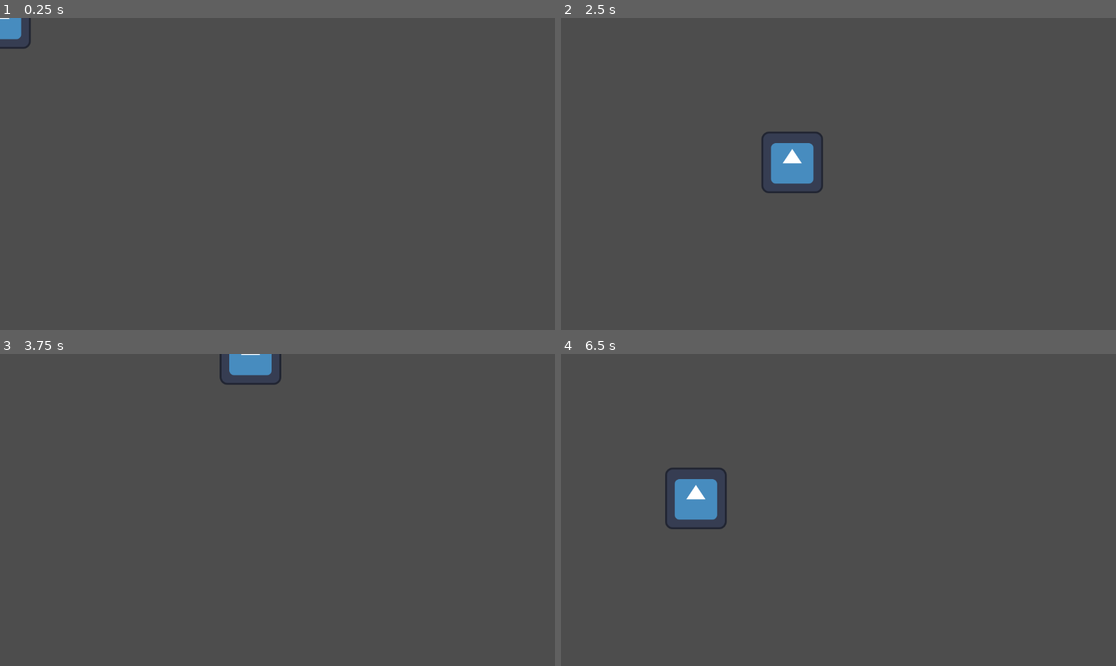
Above: before the commit, frames 1-4 (two rows, left to right).
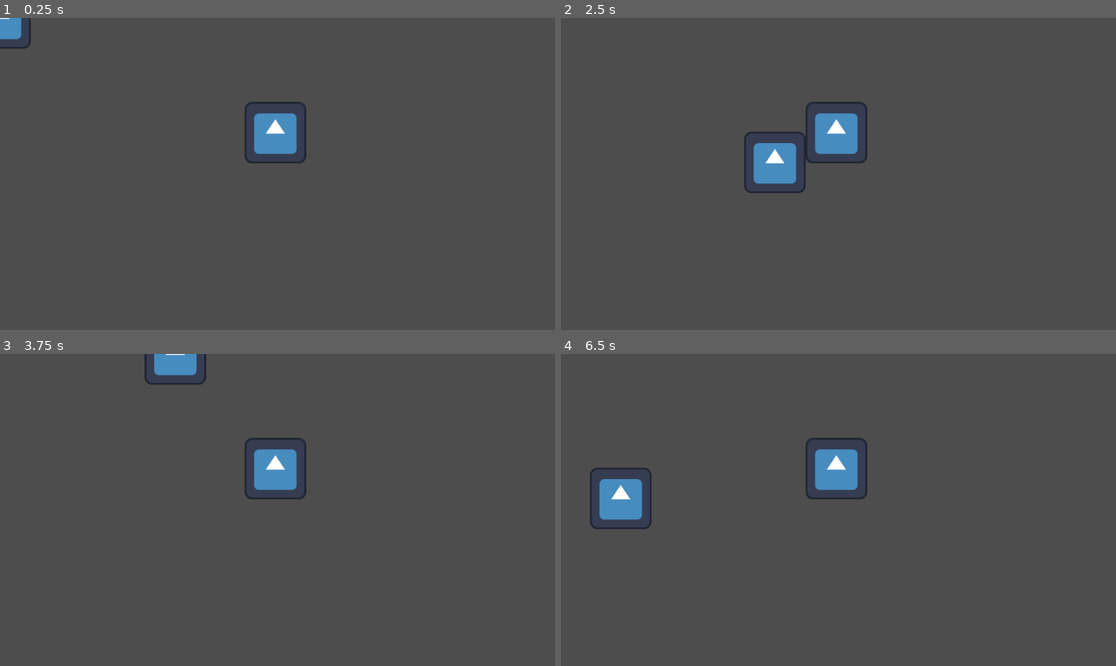
Above: after the commit, the same moments.

Repository: lilmax6969/small-seed_island-gd
Game: Godot game, scene res://scene/outside.tscn
The game is run twice, just before and just after one commit, with the same random seed, the same clock (stepped at 60 frames per second) and the same inputs. The engine's default icon, where the game draws it, is replaced by a stand-in: a white triangle on a blue panel in a dark square.
Inputs:
- Up to frame 1 (0.25 s): no input
- Up to frame 2 (2.5 s): tap Enter at 0.5 s; hold D (right) 0.53-1.28 s; hold S (down) 1.28-2.03 s; hold D (right) from 2.03 s (still down)
- Up to frame 3 (3.75 s): release D (right) at 2.78 s; hold W (up) 2.78-3.53 s; hold A (left) from 3.53 s (still down)
- Up to frame 4 (6.5 s): release A (left) at 5.03 s; hold S (down) 5.03-5.78 s; hold D (right) from 5.78 s (still down)

The runs differ from the first frame. In frame 1, 1.3% of the frame differs, in the area x 44-56%, y 26-47%; in frame 2, 2.5%; in frame 3, 2.6%; in frame 4, 3.9%, in the area x 5-56%, y 26-57%.

Commit message:
create a block

Diff:
--- a/scene/outside.tscn
+++ b/scene/outside.tscn
@@ -1,9 +1,12 @@
-[gd_scene load_steps=4 format=3 uid="uid://c8r4040pgkgl5"]
+[gd_scene load_steps=5 format=3 uid="uid://c8r4040pgkgl5"]
 
 [ext_resource type="Script" path="res://scene/character_body_2d.gd" id="1_66kcd"]
 [ext_resource type="Texture2D" uid="uid://dfr282v20gf02" path="res://icon.svg" id="2_pdjht"]
 
 [sub_resource type="RectangleShape2D" id="RectangleShape2D_d33mc"]
+size = Vector2(128, 128)
+
+[sub_resource type="RectangleShape2D" id="RectangleShape2D_v8ums"]
 size = Vector2(128, 128)
 
 [node name="Node2D" type="Node2D"]
@@ -16,3 +19,13 @@
 
 [node name="CollisionShape2D" type="CollisionShape2D" parent="CharacterBody2D"]
 shape = SubResource("RectangleShape2D_d33mc")
+
+[node name="StaticBody2D" type="StaticBody2D" parent="."]
+
+[node name="Sprite2D" type="Sprite2D" parent="StaticBody2D"]
+position = Vector2(571.595, 238.288)
+texture = ExtResource("2_pdjht")
+
+[node name="CollisionShape2D" type="CollisionShape2D" parent="StaticBody2D"]
+position = Vector2(572, 238)
+shape = SubResource("RectangleShape2D_v8ums")
